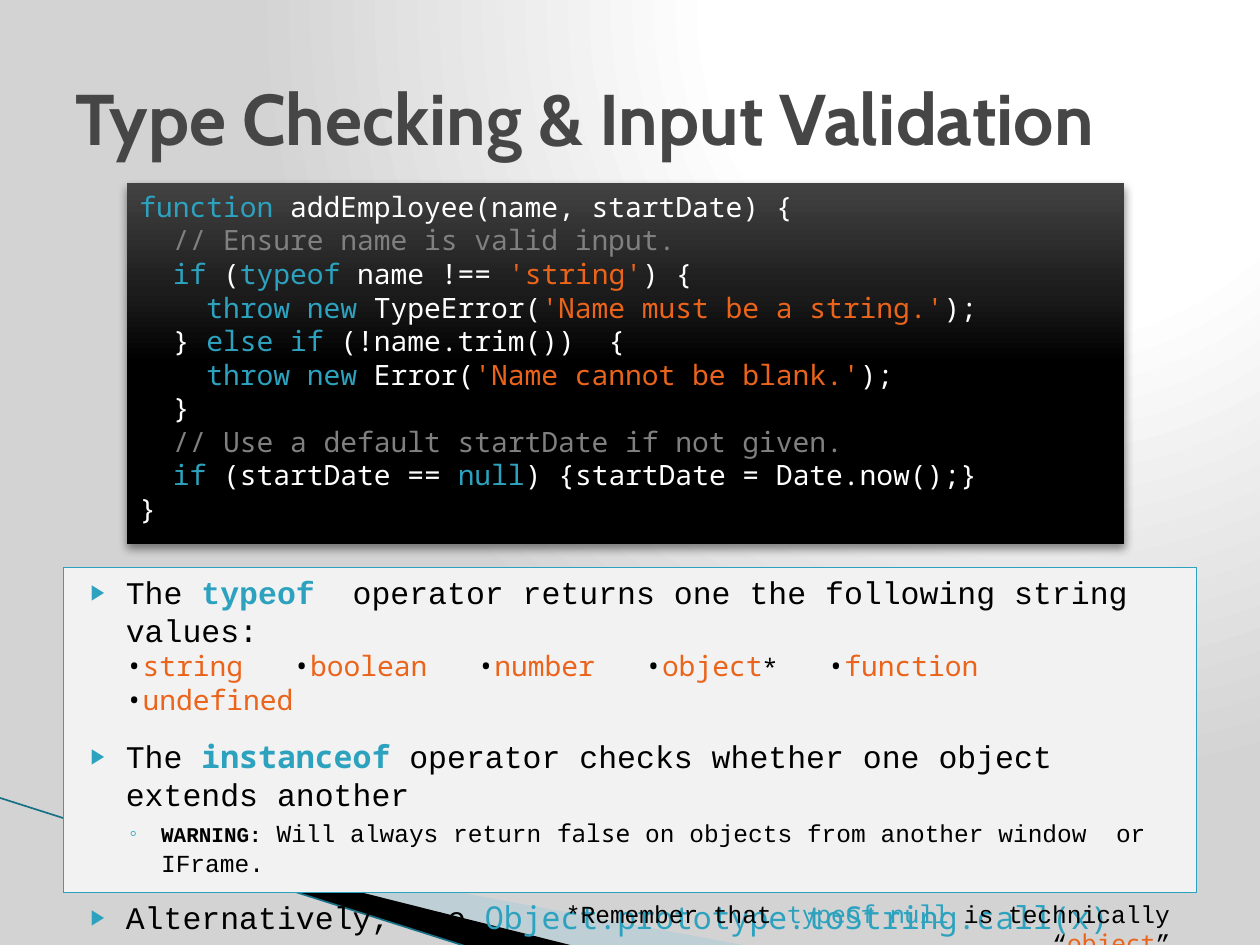
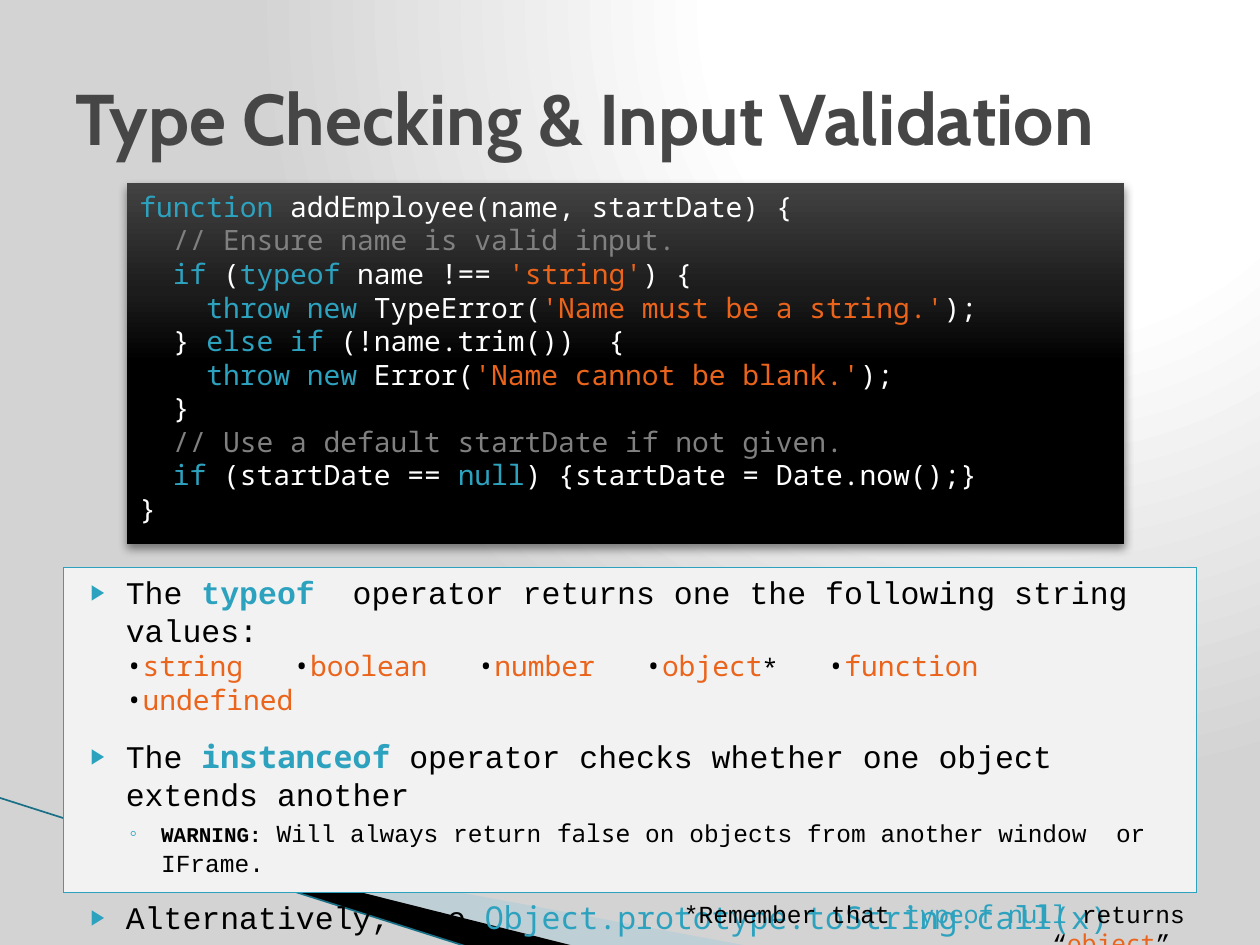
Before and after one commit to j-steve/temp, a slide deck: slide 8 of JavaScript JQuery training.pptx. Drawn at 1260x945 pixels with LibreOffice and Linux fonts; fonts in the diff are those of the drawing; background and template pictures are left out. Boxes give left, top, right and bottom in pixels: in the first picture for what was removed or moved away, otherwise in the second. Text is boxed around its words. In the diff, an @@ line names an element or a change of style, - is before the commit and + after.

```diff
--- a/JavaScript JQuery training.pptx
+++ b/JavaScript JQuery training.pptx
@@ text at bbox=[485, 904, 1185, 938]: text changed @@
-*Remember that typeof null is technically “object”.
+*Remember that typeof null returns “object”.
```
Also in this commit, not shown: 2 other slides changed.
